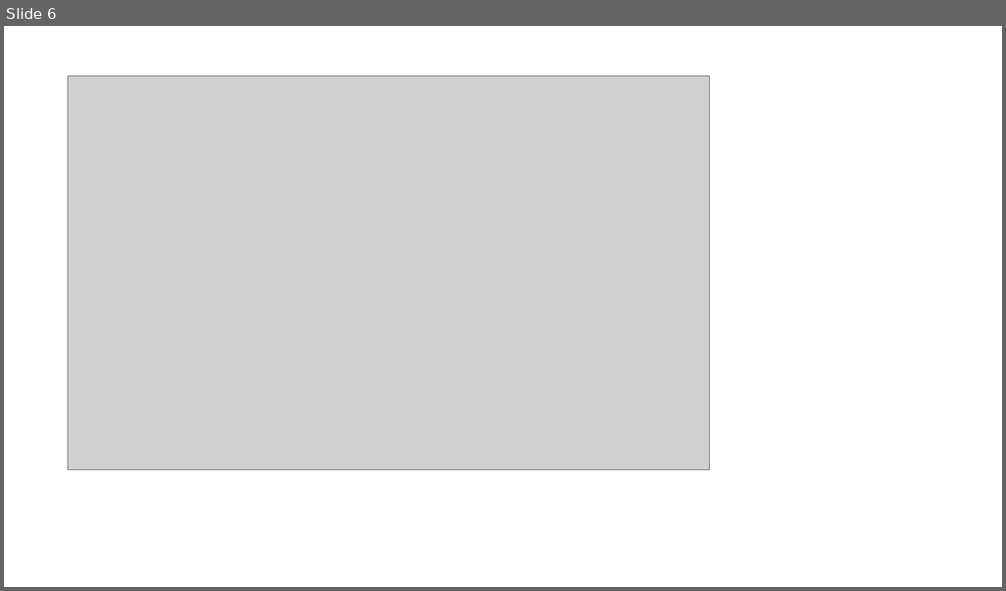
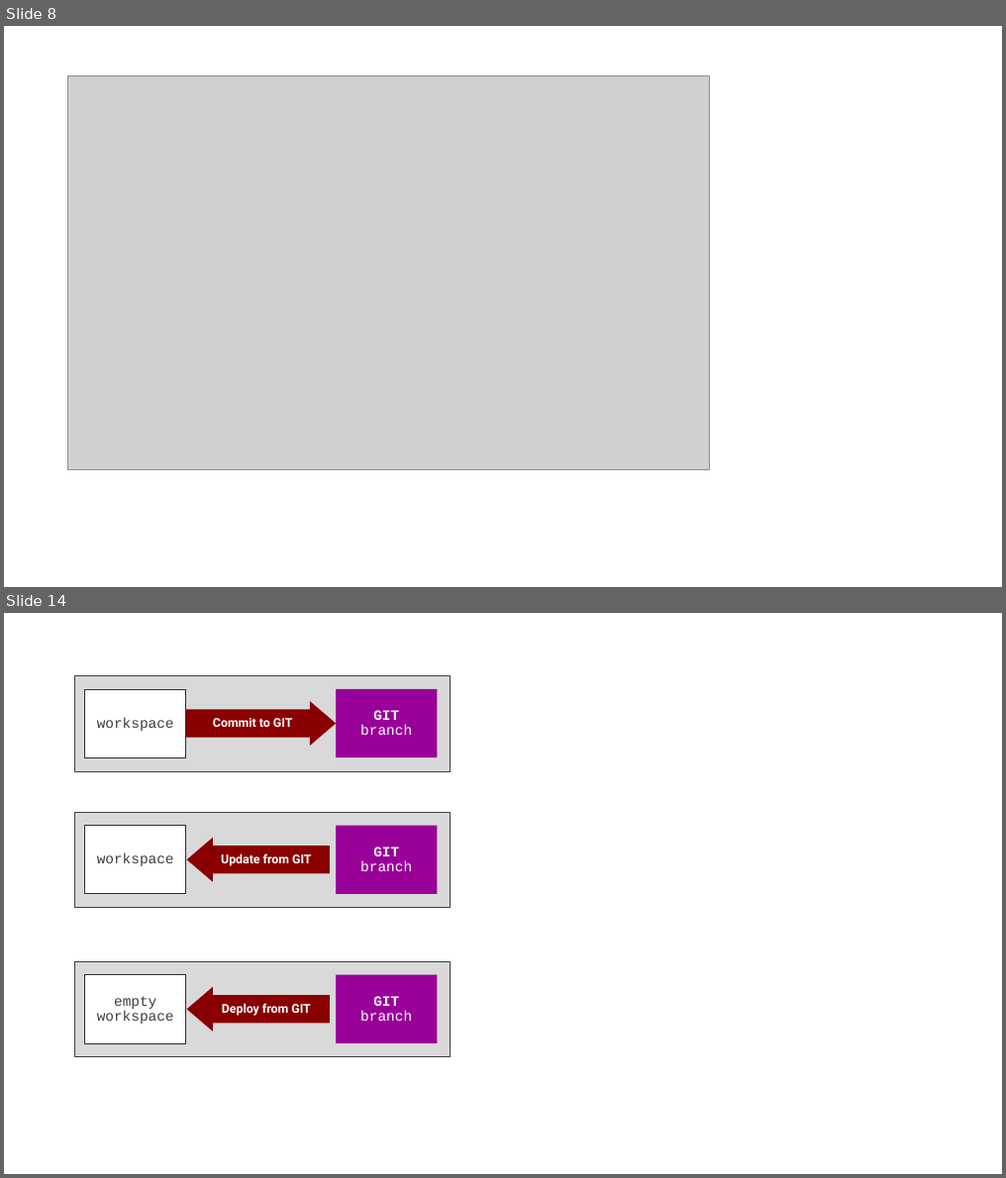
Before and after one commit to FabricDevCamp/fabric-cicd-whitepaper, a slide deck: Part 1 - Overview of Fabric CICD.pptx. Shown one above the other, each under a label of ours: slide 6 before the commit, slides 8 and 14 after it; the slides between them are not shown. The pictures are 1006x591 and 1006x1178 pixels, drawn with LibreOffice and Linux fonts; fonts in the diff are those of the drawing; grey boxes stand for pictures. Boxes give left, top, right and bottom in pixels: in the first picture for what was removed or moved away, otherwise in the second. Text is boxed around its words. In the diff, an @@ line names an element or a change of style, - is before the commit and + after.

```diff
--- a/Part 1 - Overview of Fabric CICD.pptx
+++ b/Part 1 - Overview of Fabric CICD.pptx
@@ slide 14 added at [4, 613, 1002, 1174], background #FFFFFF @@
@@ rectangle added at [75, 676, 450, 771], fill #D9D9D9, outline #3C3C41 0.75 pt @@
@@ rectangle added at [85, 689, 186, 758], fill #FFFFFF, outline #2D2D31 0.75 pt, 14 pt, text #3C3C41 @@
+workspace
@@ right arrow added at [186, 701, 336, 746], fill #8A0000, 12 pt, text #FFFFFF, bold @@
+Commit to GIT
@@ rectangle added at [336, 689, 437, 758], fill #990099, 14 pt, text #FFFFFF @@
+GIT
+branch
@@ rectangle added at [75, 813, 450, 908], fill #D9D9D9, outline #3C3C41 0.75 pt @@
@@ rectangle added at [85, 826, 186, 894], fill #FFFFFF, outline #2D2D31 0.75 pt, 14 pt, text #3C3C41 @@
+workspace
@@ right arrow added at [187, 838, 330, 882], fill #8A0000, 12 pt, text #FFFFFF, bold @@
+Update from GIT
@@ rectangle added at [336, 826, 437, 894], fill #990099, 14 pt, text #FFFFFF @@
+GIT
+branch
@@ rectangle added at [75, 962, 450, 1058], fill #D9D9D9, outline #3C3C41 0.75 pt @@
@@ rectangle added at [85, 974, 186, 1043], fill #FFFFFF, outline #2D2D31 0.75 pt, 14 pt, text #3C3C41 @@
+empty
+workspace
@@ right arrow added at [187, 987, 330, 1032], fill #8A0000, 12 pt, text #FFFFFF, bold @@
+Deploy from GIT
@@ rectangle added at [336, 974, 437, 1043], fill #990099, 14 pt, text #FFFFFF @@
+GIT
+branch
@@ what was slide 6 is now slide 8 @@
```
Also in this commit, not shown: 3 slides changed, 12 other slides added, 3 slides removed, 6 other files.
